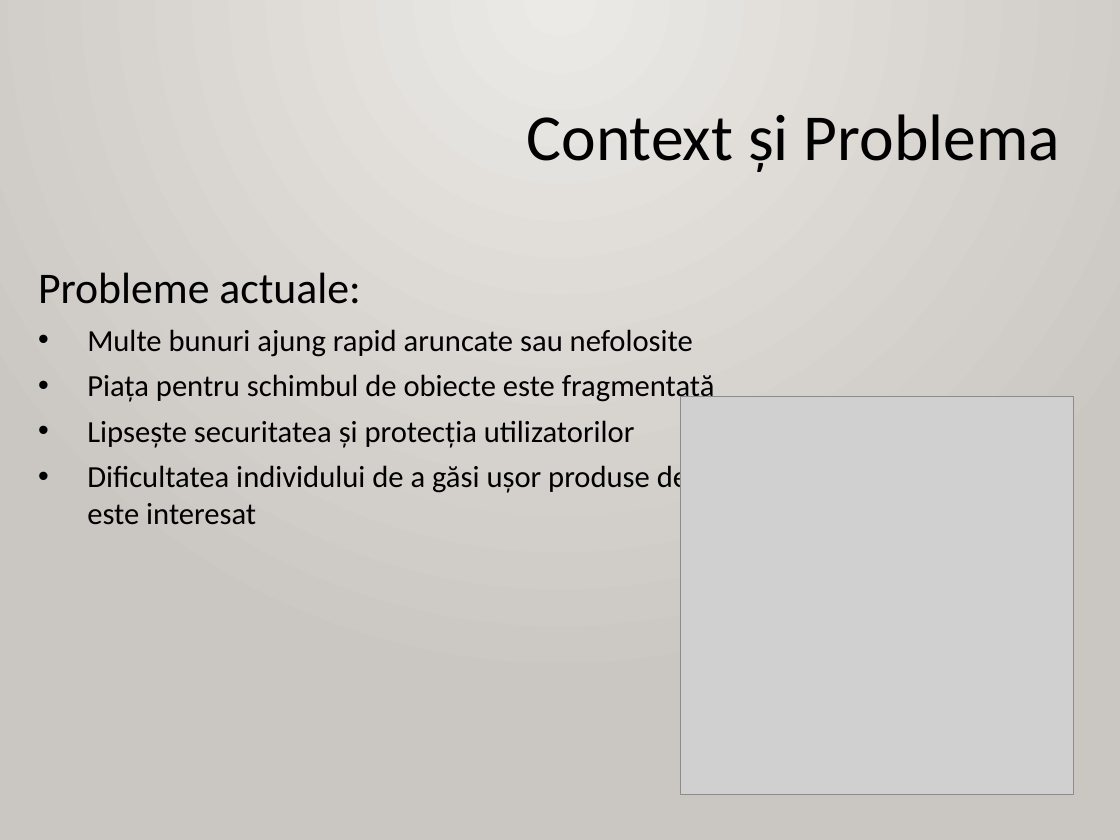
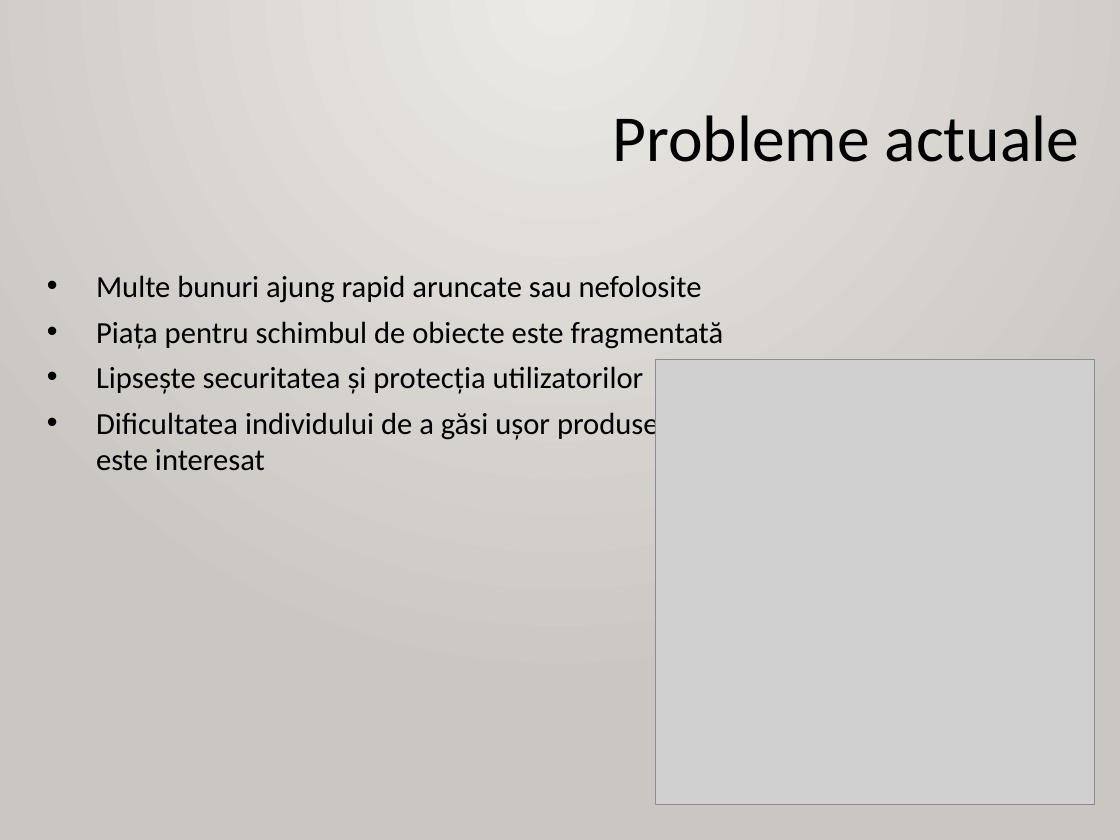
Before and after one commit to AlexandruOlteanu/SwapIt, a slide deck: slide 3 of files/documentation/presentation/Final_Presentation_Alexandru_Olteanu.pptx. Drawn at 1120x840 pixels with LibreOffice and Linux fonts; fonts in the diff are those of the drawing; grey boxes stand for pictures. Boxes give left, top, right and bottom in pixels: in the first picture for what was removed or moved away, otherwise in the second. Text is boxed around its words. In the diff, an @@ line names an element or a change of style, - is before the commit and + after.

```diff
--- a/files/documentation/presentation/Final_Presentation_Alexandru_Olteanu.pptx
+++ b/files/documentation/presentation/Final_Presentation_Alexandru_Olteanu.pptx
@@ text removed at [527,114,1060,172] @@
-Context și Problema
@@ text added at [612,115,1080,162], 60 pt, text #000000 @@
+Probleme actuale
@@ text "Multe bunuri ajung rapid aruncate ...": place and size @@
-text "Multe bunuri ajung rapid aruncate ..." at [38,272,715,525]
+text "Multe bunuri ajung rapid aruncate ..." at [96,275,724,471]
@@ text at [38,272,360,304]: paragraph removed @@
-Probleme actuale:
@@ picture: place and size @@
-picture at [680,396,1074,794]
+picture at [655,360,1096,805]
```
Also in this commit, not shown: 1 other slide changed, 6 slides added, 2 other files.
